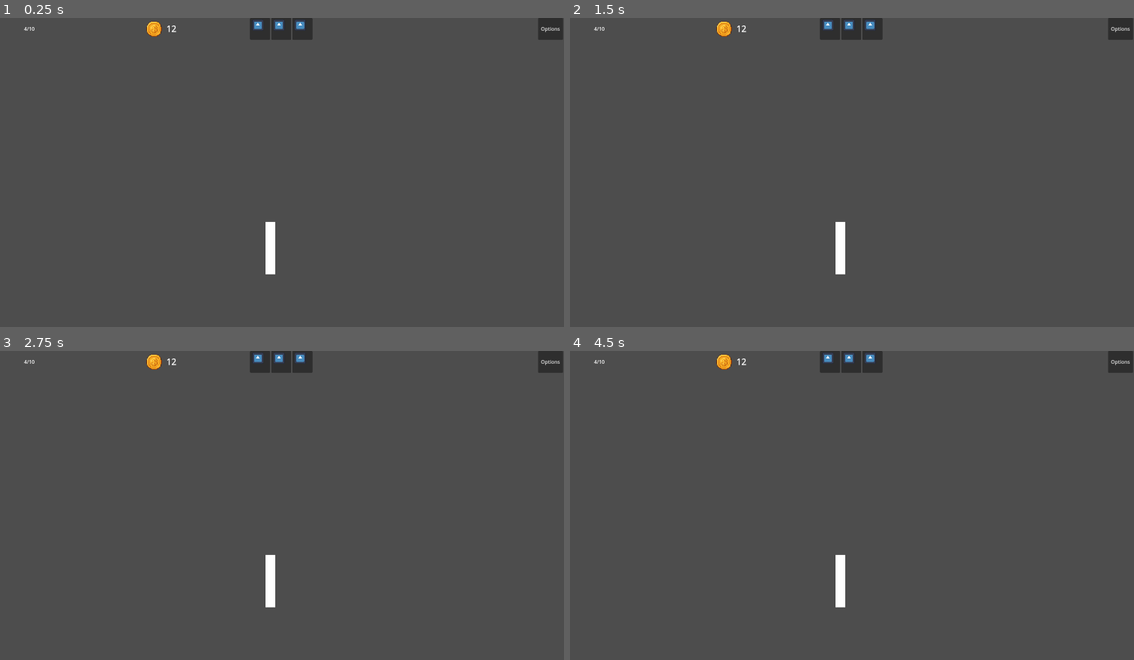
Above: before the commit, frames 1-4 (two rows, left to right).
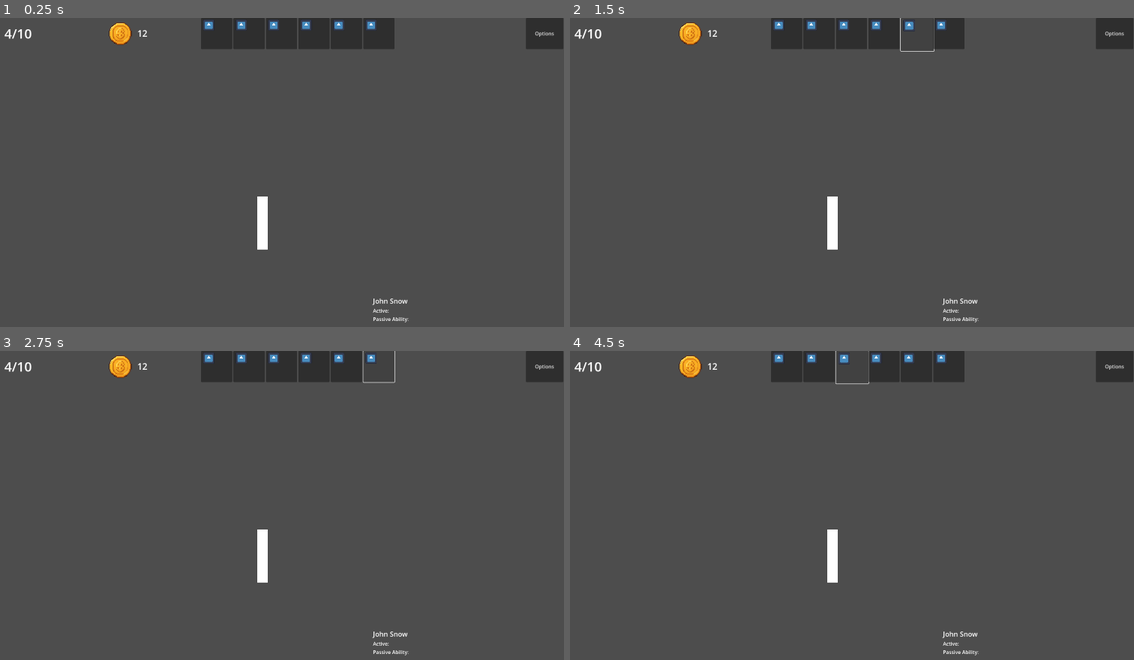
Above: after the commit, the same moments.

Repository: klaswell16/auto_battler
Game: Godot game, scene res://scenes/battle_scene.tscn
The game is run twice, just before and just after one commit, with the same random seed, the same clock (stepped at 60 frames per second) and the same inputs. The project has no main scene, so this scene is started directly. The engine's default icon, where the game draws it, is replaced by a stand-in: a white triangle on a blue panel in a dark square.
Inputs (mouse positions are in pixels of both pictures, inside the frame that each line leads up to; where the layout moved, square brackets give the same spot in the first picture):
- Up to frame 1 (0.25 s): no input
- Up to frame 2 (1.5 s): click (885, 33) at 0.52 s; click (914, 33) at 1.27 s
- Up to frame 3 (2.75 s): click (377, 366) at 2.02 s
- Up to frame 4 (4.5 s): click (784, 366) [829, 363] at 2.75 s; click (818, 366) [852, 363] at 3.5 s; click (852, 366) [874, 363] at 4.25 s

The runs differ from the first frame. In frame 1, 4.2% of the frame differs, in the area x 0-100%, y 0-99%; in frame 2, 3.8%; in frame 3, 3.8%; in frame 4, 4.1%.

Commit message:
Added anchors to the Hboxes

Diff:
--- a/scenes/battle_scene.tscn
+++ b/scenes/battle_scene.tscn
@@ -6,17 +6,92 @@
 
 [node name="BattleScene" type="Control"]
 layout_mode = 3
+anchors_preset = 15
+anchor_right = 1.0
+anchor_bottom = 1.0
+grow_horizontal = 2
+grow_vertical = 2
+
+[node name="Board" type="Control" parent="."]
+layout_mode = 1
 anchors_preset = 0
+offset_right = 1920.0
+offset_bottom = 1080.0
+
+[node name="ArenaBG" type="TextureRect" parent="Board"]
+layout_mode = 1
+anchors_preset = 15
+anchor_right = 1.0
+anchor_bottom = 1.0
+grow_horizontal = 2
+grow_vertical = 2
+
+[node name="EnemyRow" type="HBoxContainer" parent="Board"]
+layout_mode = 1
+anchors_preset = 6
+anchor_left = 1.0
+anchor_top = 0.5
+anchor_right = 1.0
+anchor_bottom = 0.5
+offset_left = -920.0
+offset_top = -172.5
+offset_bottom = 227.5
+grow_horizontal = 0
+grow_vertical = 2
+theme_override_constants/separation = 32
+
+[node name="Container" type="Container" parent="Board/EnemyRow"]
+layout_mode = 2
+
+[node name="Container2" type="Container" parent="Board/EnemyRow"]
+layout_mode = 2
+
+[node name="Container3" type="Container" parent="Board/EnemyRow"]
+layout_mode = 2
+
+[node name="Divider" type="ColorRect" parent="Board"]
+layout_mode = 0
+offset_left = 938.0
+offset_top = 573.0
+offset_right = 971.0
+offset_bottom = 742.0
+
+[node name="PlayerRow" type="HBoxContainer" parent="Board"]
+layout_mode = 1
+anchors_preset = 4
+anchor_top = 0.5
+anchor_bottom = 0.5
+offset_top = -172.5
+offset_right = 920.0
+offset_bottom = 227.5
+grow_vertical = 2
+theme_override_constants/separation = 32
+
+[node name="Container" type="Container" parent="Board/PlayerRow"]
+layout_mode = 2
+
+[node name="Container2" type="Container" parent="Board/PlayerRow"]
+layout_mode = 2
+
+[node name="Container3" type="Container" parent="Board/PlayerRow"]
+layout_mode = 2
 
 [node name="TopBar" type="HBoxContainer" parent="."]
-layout_mode = 0
-offset_right = 1918.0
+custom_minimum_size = Vector2(0, 100)
+layout_mode = 1
+anchors_preset = 5
+anchor_left = 0.5
+anchor_right = 0.5
+offset_left = -959.0
+offset_right = 959.0
 offset_bottom = 70.0
+grow_horizontal = 2
 alignment = 1
 
 [node name="Tier" type="Label" parent="TopBar"]
 layout_mode = 2
 size_flags_horizontal = 3
+theme_override_font_sizes/font_size = 42
 text = "4/10"
 horizontal_alignment = 1
 
@@ -46,14 +121,32 @@
 size_flags_horizontal = 3
 
 [node name="PotraitButton" parent="TopBar/TurnOrder" instance=ExtResource("2_rca61")]
+custom_minimum_size = Vector2(100, 64)
 layout_mode = 2
 portrait = ExtResource("3_rca61")
 
 [node name="PotraitButton2" parent="TopBar/TurnOrder" instance=ExtResource("2_rca61")]
+custom_minimum_size = Vector2(100, 64)
 layout_mode = 2
 portrait = ExtResource("3_rca61")
 
 [node name="PotraitButton3" parent="TopBar/TurnOrder" instance=ExtResource("2_rca61")]
+custom_minimum_size = Vector2(100, 64)
+layout_mode = 2
+portrait = ExtResource("3_rca61")
+
+[node name="PotraitButton4" parent="TopBar/TurnOrder" instance=ExtResource("2_rca61")]
+custom_minimum_size = Vector2(100, 64)
+layout_mode = 2
+portrait = ExtResource("3_rca61")
+
+[node name="PotraitButton5" parent="TopBar/TurnOrder" instance=ExtResource("2_rca61")]
+custom_minimum_size = Vector2(100, 64)
+layout_mode = 2
+portrait = ExtResource("3_rca61")
+
+[node name="PotraitButton6" parent="TopBar/TurnOrder" instance=ExtResource("2_rca61")]
+custom_minimum_size = Vector2(100, 64)
 layout_mode = 2
 portrait = ExtResource("3_rca61")
 
@@ -63,68 +156,41 @@
 size_flags_stretch_ratio = 1.21
 
 [node name="OptionsButton" type="Button" parent="TopBar"]
-custom_minimum_size = Vector2(80, 64)
+custom_minimum_size = Vector2(120, 64)
 layout_mode = 2
 text = "Options"
-
-[node name="Board" type="Control" parent="."]
-anchors_preset = 0
-offset_right = 40.0
-offset_bottom = 40.0
-
-[node name="ArenaBG" type="TextureRect" parent="Board"]
-layout_mode = 0
-offset_right = 1922.0
-offset_bottom = 1082.0
-
-[node name="EnemyRow" type="HBoxContainer" parent="Board"]
-layout_mode = 0
-offset_left = 1041.0
-offset_top = 735.0
-offset_right = 1919.0
-offset_bottom = 854.0
-
-[node name="Container" type="Container" parent="Board/EnemyRow"]
-layout_mode = 2
-
-[node name="Container2" type="Container" parent="Board/EnemyRow"]
-layout_mode = 2
-
-[node name="Container3" type="Container" parent="Board/EnemyRow"]
-layout_mode = 2
-
-[node name="Divider" type="ColorRect" parent="Board"]
-layout_mode = 0
-offset_left = 963.0
-offset_top = 653.0
-offset_right = 996.0
-offset_bottom = 822.0
-
-[node name="PlayerRow" type="HBoxContainer" parent="Board"]
-layout_mode = 0
-offset_left = 8.0
-offset_top = 724.0
-offset_right = 928.0
-offset_bottom = 850.0
-
-[node name="Container" type="Container" parent="Board/PlayerRow"]
-layout_mode = 2
-
-[node name="Container2" type="Container" parent="Board/PlayerRow"]
-layout_mode = 2
-
-[node name="Container3" type="Container" parent="Board/PlayerRow"]
-layout_mode = 2
 
 [node name="BottomBar" type="HBoxContainer" parent="."]
 layout_mode = 0
 offset_left = 4.0
-offset_top = 894.0
+offset_top = 828.0
 offset_right = 1918.0
 offset_bottom = 1076.0
 
 [node name="BattleLog" type="RichTextLabel" parent="BottomBar"]
+custom_minimum_size = Vector2(1300, 0)
 layout_mode = 2
 
-[node name="VBoxContainer" type="VBoxContainer" parent="BottomBar"]
+[node name="AbilityPanel" type="VBoxContainer" parent="BottomBar"]
+custom_minimum_size = Vector2(400, 0)
 layout_mode = 2
+
+[node name="PortraitDisplay" type="TextureRect" parent="BottomBar/AbilityPanel"]
+custom_minimum_size = Vector2(0, 60)
+layout_mode = 2
+
+[node name="NameLabel" type="Label" parent="BottomBar/AbilityPanel"]
+layout_mode = 2
+theme_override_font_sizes/font_size = 22
+text = "John Snow"
+
+[node name="ActiveDesc" type="RichTextLabel" parent="BottomBar/AbilityPanel"]
+layout_mode = 2
+text = "Active:
+"
+fit_content = true
+
+[node name="PassiveDesc" type="RichTextLabel" parent="BottomBar/AbilityPanel"]
+layout_mode = 2
+text = "Passive Ability:"
+fit_content = true
